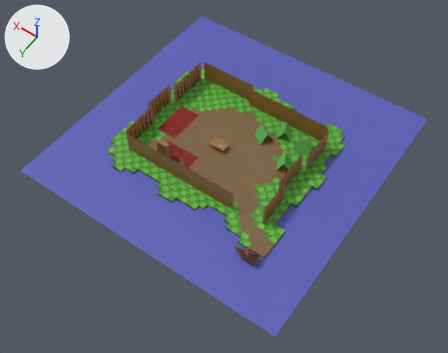
Before and after pictures for a commit that changed the FBX model Assets/Prefabs/TilePrefabs/Levels/Base.fbx.
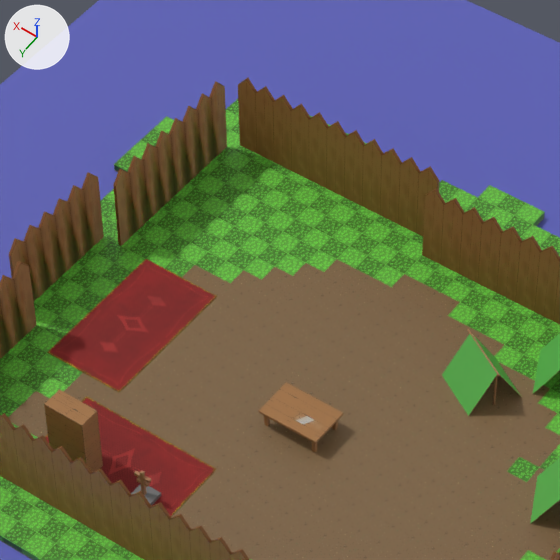
Each version is shown whole from a 50 mm lens placed at (-118.6, 86.4, 165.3), pointed at (-41.5, -21.6, -4.3), then close up on the part from 33% to 63% of the width and 12% to 51% of the height. Arrows for +X, +Y and +Z are at upper left; the lights stay in place. Where no turn or scale is listed for an object, it has been applied to the vertices.

Objects in the first close-up: 'Cabinet', 'Carpet', 'Carpet.001', 'Cube.600', 'Fence', 'Fence.003', 'Fence.004', 'Fence.005', 'Fence.006', 'Plane.001', 'Table', 'Tent1'.
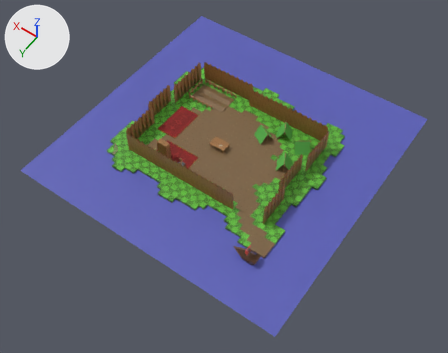
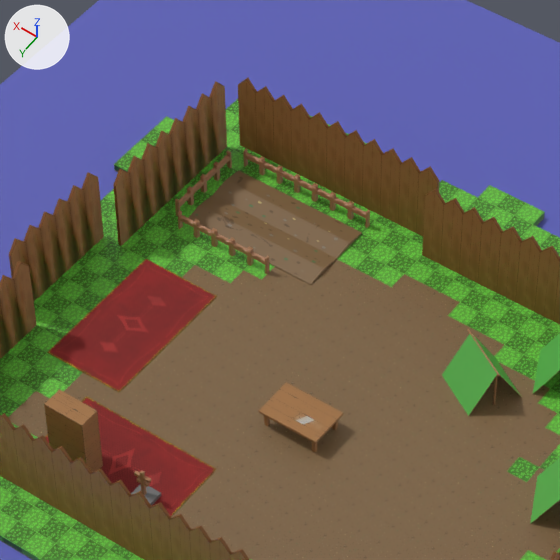
Changed parts and their boxes (x1, y1, x2, y2) in the close-ups (560 x 560 px):
'Cube.001', added (brown): after (188, 170, 362, 285)
'Cube.004', added (brown): after (243, 149, 370, 228)
'Cube.002', added (brown): after (177, 211, 270, 274)
'Cube.003', added (brown): after (175, 151, 232, 216)

What the commit changed:
Mesh me_cube_016_1 is new.
It has 204 vertices, 227 faces and spans x -13.0..1.0, y -0.2..0.2, z -1.0..1.0.
It uses material mat_material_018 (brown #a67652).
Mesh me_cube_015_1 is new.
It has 120 vertices, 131 faces and spans x -0.2..0.2, y -7.0..1.0, z -1.0..1.0.
It uses material mat_material_018 (brown #a67652).
Mesh me_cube_014_1 is new.
It has 148 vertices, 163 faces and spans x -9.0..1.0, y -0.2..0.2, z -1.0..1.0.
It uses material mat_material_018 (brown #a67652).
Mesh me_cube_010_1 is new.
It has 80 vertices, 78 faces and spans x -13.0..1.0, y -5.0..3.0, z -1.0..1.06.
It uses material mat_material_002 (picture img_tiledirt_png).
Object 'Cube.004' (ob_cube_004) is new; it shows me_cube_016_1.
Its location is (-13.0, -51.0, 1.76).
Object 'Cube.003' (ob_cube_003) is new; it shows me_cube_015_1.
Its location is (-11.0, -43.0, 1.76).
Object 'Cube.002' (ob_cube_002) is new; it shows me_cube_014_1.
Its location is (-13.0, -41.0, 1.76).
Object 'Cube.001' (ob_cube_001) is new; it shows me_cube_010_1.
Its location is (-13.0, -45.0, 0.18).
